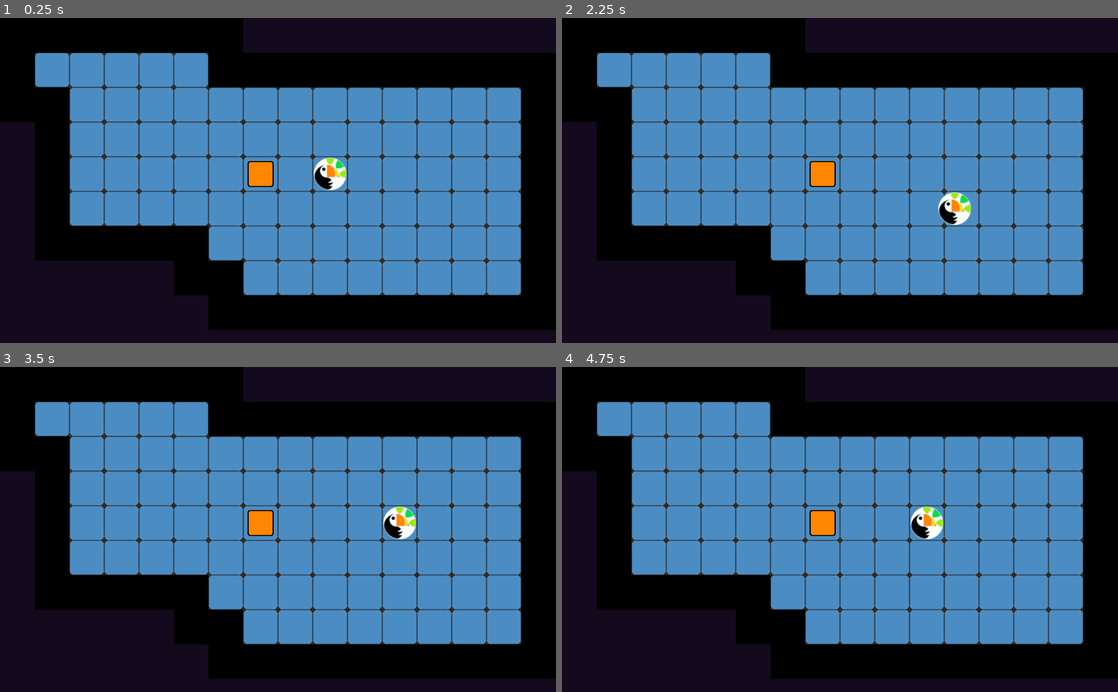
Above: before the commit, frames 1-4 (two rows, left to right).
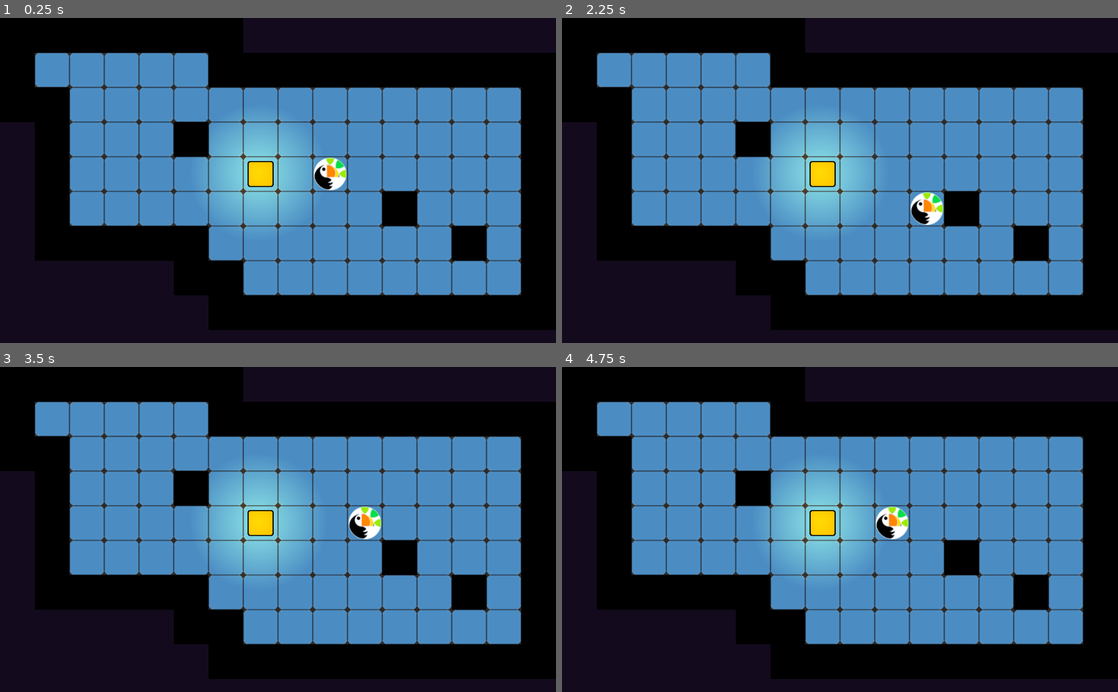
Above: after the commit, the same moments.

Repository: YannBurrett/Toucanoban_Repo
Game: Godot game, scene res://Templates/LevelTemplate.tscn
Same seed, same stepped clock (60 frames per second), same inputs: the game is played once before the commit and once after it. The project has no main scene, so this scene is started directly.
Inputs:
- Up to frame 1 (0.25 s): no input
- Up to frame 2 (2.25 s): tap Enter at 0.5, 2 s; hold D (Right) 0.53-1.28 s; tap Space at 1.25 s; hold S (Down) 1.28-2.03 s; hold D (Right) from 2.03 s (still down)
- Up to frame 3 (3.5 s): tap Space at 2.75 s; release D (Right) at 2.78 s; hold W (Up) from 2.78 s (still down)
- Up to frame 4 (4.75 s): tap Enter at 3.5 s; release W (Up) at 3.53 s; hold A (Left) from 3.53 s (still down); tap Space at 4.25 s

The runs differ from the first frame. In frame 1, 6.2% of the frame differs, in the area x 31-88%, y 32-75%; in frame 2, 6.6%; in frame 3, 7.2%; in frame 4, 7.2%.

Commit message:
Polished Crates

Diff:
--- a/Crates/Crate.gd
+++ b/Crates/Crate.gd
@@ -1,5 +1,5 @@
 extends "res://Templates/Moveable.gd"
-
+tool
 signal blocked
 
 func _ready():
@@ -21,3 +21,9 @@
 		$Tween.start()
 	else:
 		emit_signal("blocked")
+
+func _get_configuration_warning():
+	if get_parent().name != "Crates":
+		return "Must be a child of the Crates node"
+
+	return ""
--- a/Crates/Crate.tscn
+++ b/Crates/Crate.tscn
@@ -1,8 +1,9 @@
-[gd_scene load_steps=4 format=2]
+[gd_scene load_steps=5 format=2]
 
 [ext_resource path="res://Templates/Moveable.tscn" type="PackedScene" id=1]
 [ext_resource path="res://Sprites/Crate.png" type="Texture" id=2]
 [ext_resource path="res://Crates/Crate.gd" type="Script" id=3]
+[ext_resource path="res://Sprites/light.png" type="Texture" id=4]
 
 [node name="Crate" instance=ExtResource( 1 )]
 collision_layer = 4
@@ -12,4 +13,9 @@
 [node name="Sprite" parent="." index="1"]
 texture = ExtResource( 2 )
 
+[node name="Light2D" type="Light2D" parent="." index="7"]
+texture = ExtResource( 4 )
+color = Color( 0.886275, 0.631373, 0.188235, 1 )
+shadow_enabled = true
+
 [connection signal="area_entered" from="." to="." method="_on_Crate_area_entered"]
--- a/Player/Player.tscn
+++ b/Player/Player.tscn
@@ -1,8 +1,11 @@
-[gd_scene load_steps=4 format=2]
+[gd_scene load_steps=5 format=2]
 
 [ext_resource path="res://Templates/Moveable.tscn" type="PackedScene" id=1]
 [ext_resource path="res://Sprites/canopy_icon_white.png" type="Texture" id=2]
 [ext_resource path="res://Player/Player.gd" type="Script" id=3]
+
+[sub_resource type="OccluderPolygon2D" id=1]
+polygon = PoolVector2Array( 0, -30, 6, -30, 12, -28, 18, -24, 23, -19, 27, -13, 29, -6, 30, 2, 29, 9, 25, 16, 21, 22, 15, 26, 9, 28, 2, 31, -5, 30, -13, 27, -20, 22, -25, 17, -28, 10, -30, 1, -30, -8, -25, -16, -21, -22, -15, -26, -6, -30 )
 
 [node name="Player" instance=ExtResource( 1 )]
 collision_layer = 2
@@ -11,3 +14,6 @@
 
 [node name="Sprite" parent="." index="1"]
 texture = ExtResource( 2 )
+
+[node name="LightOccluder2D" type="LightOccluder2D" parent="." index="7"]
+occluder = SubResource( 1 )
--- a/Templates/LevelTemplate.tscn
+++ b/Templates/LevelTemplate.tscn
@@ -56,7 +56,7 @@
 [node name="TileMap" type="TileMap" parent="."]
 tile_set = SubResource( 3 )
 format = 1
-tile_data = PoolIntArray( 0, 0, 0, 1, 0, 0, 2, 0, 0, 3, 0, 0 …(485 unchanged characters)…  0, 196611, 1, 0, 196612, 1, 0, 196613, 1, 0, 196614, 1, 0, 196615, 1, 0, 196616, 1, 0, 196617, 1, 0, 196618, 1, 0, 196619, 1, 0, 196620, 1, 0, 196621, 1, 0, 196622, 1, 0, 196623, 0, 0, 262145, 0, 0, 262146, 1, 0, 262147, 1, 0, 262148, 1, 0, 262149, 1, 0, 262150, 1, 0, 262151, 1, 0, 262152, 1, 0, 262153, 1, 0, 262154, 1, 0, 262155, 1, 0, 262156, 1, 0, 262157, 1, 0, 262158, 1, 0, 262159, 0, 0, 327681, 0, 0, 327682, 1, 0, 327683, 1, 0, 327684, 1, 0, 327685, 1, 0, 327686, 1, 0, 327687, 1, 0, 327688, 1, 0, 327689, 1, 0, 327690, 1, 0, 327691, 1, 0, 327692, 1, 0, 327693, 1, 0, 327694, 1, 0, 327695, 0, 0, 393217, 0, 0, 393218, 0, 0, 393219, 0, 0, 393220, 0, 0, 393221, 0, 0, 393222, 1, 0, 393223, 1, 0, 393224, 1, 0, 393225, 1, 0, 393226, 1, 0, 393227, 1, 0, 393228, 1, 0, 393229, 1, 0, 393230, 1, 0, 393231, 0, 0, 458757, …(287 unchanged characters)…
+tile_data = PoolIntArray( 0, 0, 0, 1, 0, 0, 2, 0, 0, 3, 0, 0 …(485 unchanged characters)…  0, 196611, 1, 0, 196612, 1, 0, 196613, 0, 0, 196614, 1, 0, 196615, 1, 0, 196616, 1, 0, 196617, 1, 0, 196618, 1, 0, 196619, 1, 0, 196620, 1, 0, 196621, 1, 0, 196622, 1, 0, 196623, 0, 0, 262145, 0, 0, 262146, 1, 0, 262147, 1, 0, 262148, 1, 0, 262149, 1, 0, 262150, 1, 0, 262151, 1, 0, 262152, 1, 0, 262153, 1, 0, 262154, 1, 0, 262155, 1, 0, 262156, 1, 0, 262157, 1, 0, 262158, 1, 0, 262159, 0, 0, 327681, 0, 0, 327682, 1, 0, 327683, 1, 0, 327684, 1, 0, 327685, 1, 0, 327686, 1, 0, 327687, 1, 0, 327688, 1, 0, 327689, 1, 0, 327690, 1, 0, 327691, 0, 0, 327692, 1, 0, 327693, 1, 0, 327694, 1, 0, 327695, 0, 0, 393217, 0, 0, 393218, 0, 0, 393219, 0, 0, 393220, 0, 0, 393221, 0, 0, 393222, 1, 0, 393223, 1, 0, 393224, 1, 0, 393225, 1, 0, 393226, 1, 0, 393227, 1, 0, 393228, 1, 0, 393229, 0, 0, 393230, 1, 0, 393231, 0, 0, 458757, …(287 unchanged characters)…
 
 [node name="Player" parent="." instance=ExtResource( 3 )]
 position = Vector2( 608, 288 )
